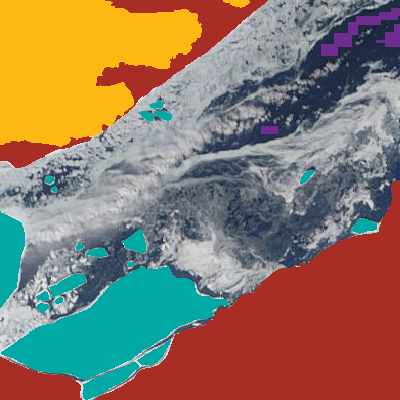
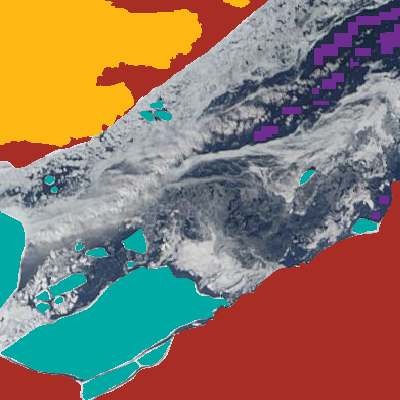
Revision of a layered 400px x 400px image; what changed, layer by layer:
painted on "water samples" (2nd of 2) over [254, 33, 393, 219]
